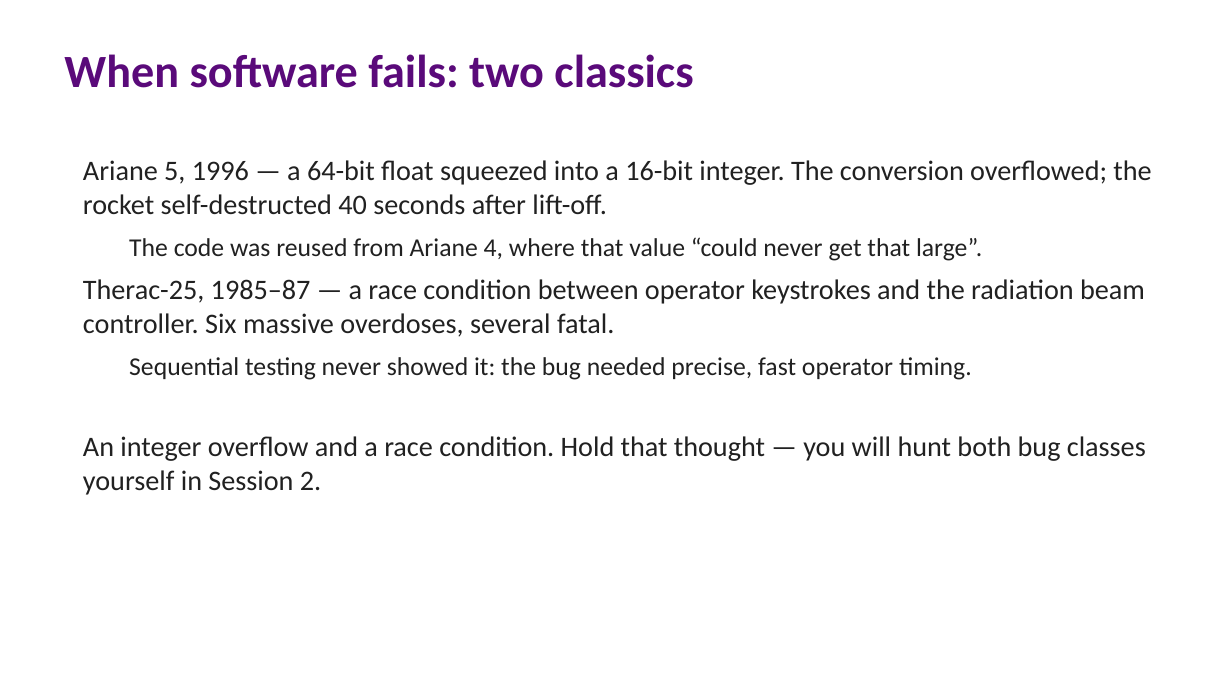
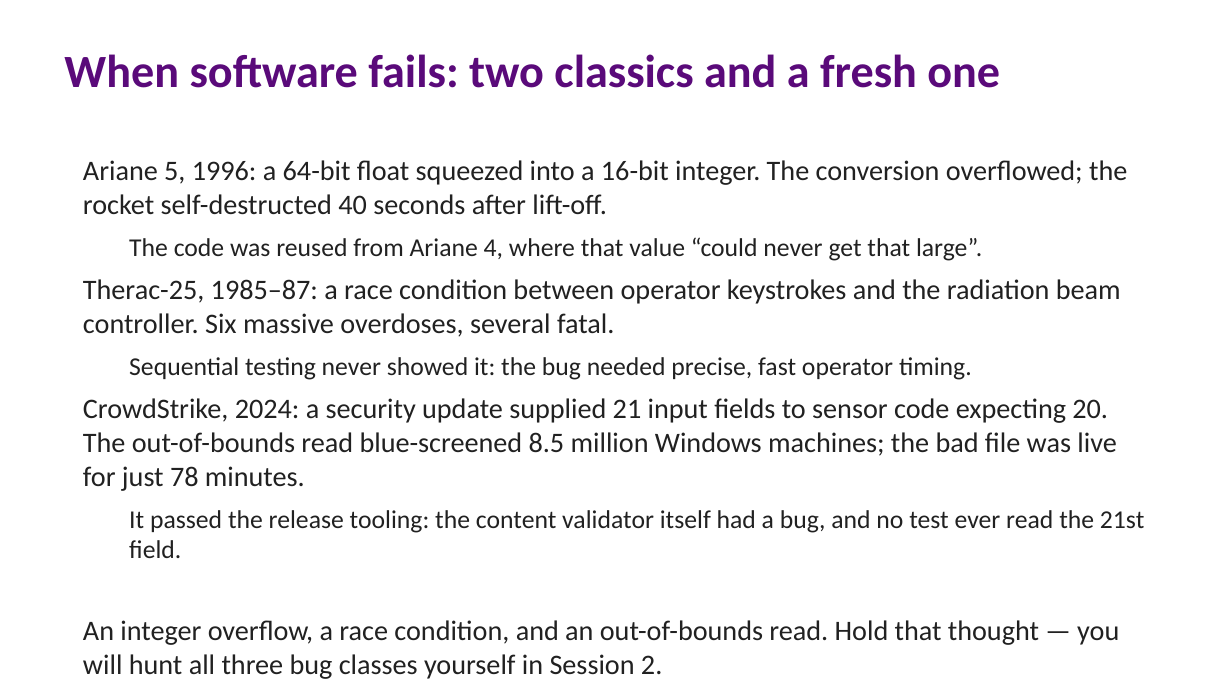
Before and after one commit to lucasccordeiro/unifei, a slide deck: slide 4 of slides/session1/01-session1-fundamentals.pptx. Drawn at 1232x693 pixels with LibreOffice and Linux fonts; fonts in the diff are those of the drawing. Boxes give left, top, right and bottom in pixels: in the first picture for what was removed or moved away, otherwise in the second. Text is boxed around its words. In the diff, an @@ line names an element or a change of style, - is before the commit and + after.

Commit message:
Add CrowdStrike 2024 to the "when software fails" slide
Add the Channel File 291 out-of-bounds read (21 vs 20 input fields,
8.5M Windows hosts, 78-minute window) as a third real-world failure
alongside Ariane 5 and Therac-25, verified against CrowdStrike's
remediation hub and Microsoft's outage blog. Also normalise the two
existing entries to colon-led lead-ins.

```diff
--- a/slides/session1/01-session1-fundamentals.pptx
+++ b/slides/session1/01-session1-fundamentals.pptx
@@ text at bbox=[64, 54, 1000, 88]: text changed @@
-When software fails: two classics
+When software fails: two classics and a fresh one
@@ text at bbox=[83, 160, 1127, 215]: text changed @@
-Ariane 5, 1996 — a 64-bit float squeezed into a 16-bit integer. The conversion overflowed; the rocket self-destructed 40 seconds after lift-off.
+Ariane 5, 1996: a 64-bit float squeezed into a 16-bit integer. The conversion overflowed; the rocket self-destructed 40 seconds after lift-off.
@@ text at bbox=[83, 279, 1121, 337]: text changed @@
-Therac-25, 1985–87 — a race condition between operator keystrokes and the radiation beam controller. Six massive overdoses, several fatal.
+Therac-25, 1985–87: a race condition between operator keystrokes and the radiation beam controller. Six massive overdoses, several fatal.
@@ text at bbox=[83, 398, 1144, 679]: text changed @@
-An integer overflow and a race condition. Hold that thought — you will hunt both bug classes yourself in Session 2.
+CrowdStrike, 2024: a security update supplied 21 input fields to sensor code expecting 20. The out-of-bounds read blue-screened 8.5 million Windows machines; the bad file was live for just 78 minutes.
+  It passed the release tooling: the content validator itself had a bug, and no test ever read the 21st field.
+An integer overflow, a race condition, and an out-of-bounds read. Hold that thought — you will hunt all three bug classes yourself in Session 2.
```
Also in this commit, not shown: 2 other files.
